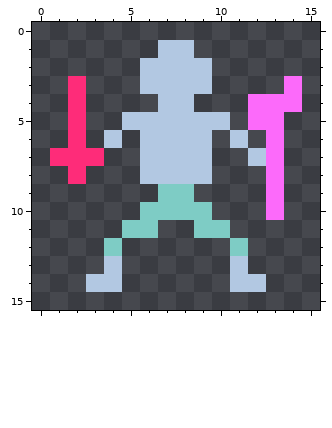
Pixel-art sprite, stored at AppBackend/static/res/avatar/buffer.png. The first picture shows the starting point.
The file is 128x128 pixels, drawn in blocks of 8x8; one block is one cell here.
The result:
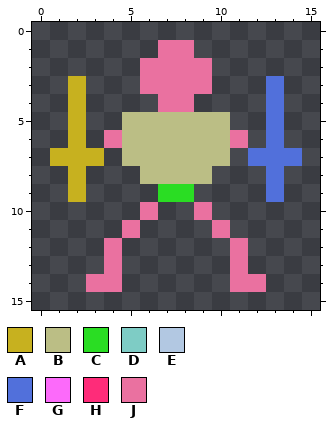
Palette (. is transparent): A #c7b11f  B #bbbe85  C #2add23  D #7eccc5  E #b2c8e2  F #5170db  G #fc6afa  H #fe2c79  J #ea71a0
Change:
Changed rows in their new state; - is an unchanged pixel.
first column x 1:
 1 ------JJ------
 2 -----JJJJ-----
 3 -A---JJJJ---F.
 4 -A----JJ---.F.
 5 -A--BBBBBB-.F-
 6 -A-JBBBBBBJ-F-
 7 AAA-BBBBBB-FFF
 8 -A---BBBB---F-
 9 -A----CC----F-
10 -----J..J---.-
11 ----J.--.J----
12 ---J------J---
13 ---J------J---
14 --JJ------JJ--
Pixel boxes of the changes (left, top, right, bottom) in both pictures:
changed: (50, 40, 302, 292)
